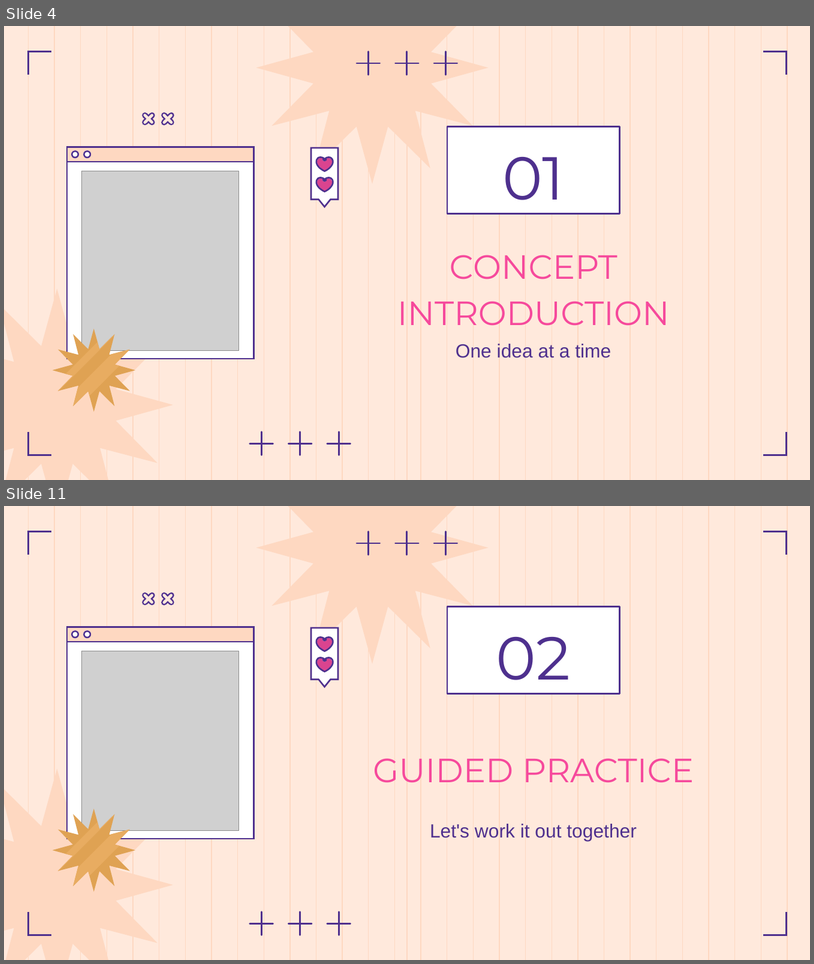
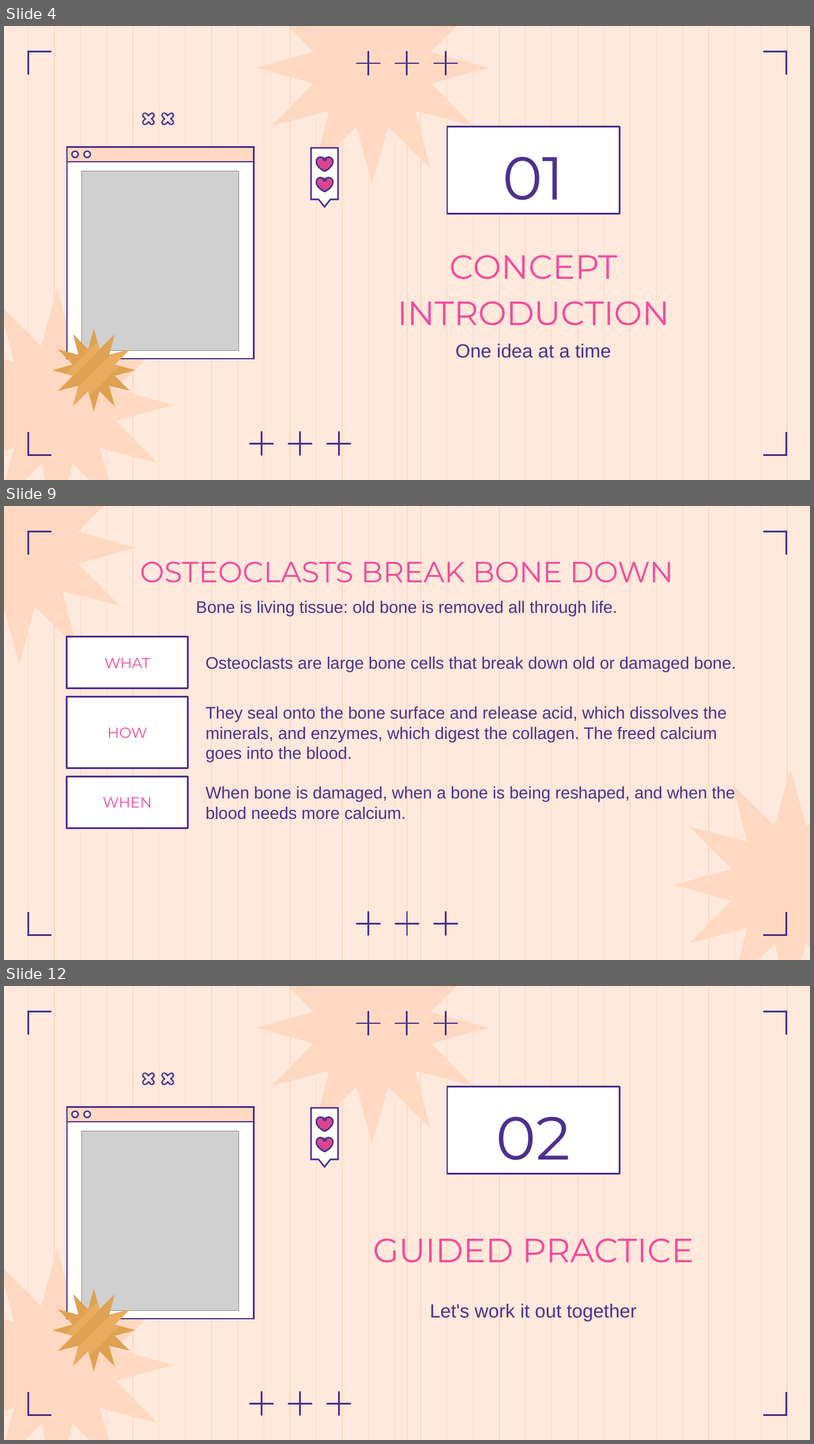
Before and after one commit to Ezkiel2004/Anthropotomy, a slide deck: docs/body-systems/skeletal-system.pptx. Shown one above the other, each under a label of ours: slides 4 and 11 before the commit, slides 4, 9 and 12 after it; the slides between them are not shown. The pictures are 814x964 and 814x1444 pixels, drawn with LibreOffice and Linux fonts; fonts in the diff are those of the drawing; grey boxes stand for pictures. Boxes give left, top, right and bottom in pixels: in the first picture for what was removed or moved away, otherwise in the second. Text is boxed around its words. In the diff, an @@ line names an element or a change of style, - is before the commit and + after.

```diff
--- a/docs/body-systems/skeletal-system.pptx
+++ b/docs/body-systems/skeletal-system.pptx
@@ slide 9 added at (4, 506, 810, 960), background #FFE9DC; not listed: 50 template elements that a slide beside it also shows @@
@@ freeform shape added at (4, 506, 135, 664), fill #FED8C1 @@
@@ title added at (140, 562, 674, 583), 26 pt, text #F6499C @@
+OSTEOCLASTS BREAK BONE DOWN
@@ text added at (196, 600, 617, 616), 15 pt, text #4E308E @@
+Bone is living tissue: old bone is removed all through life.
@@ rectangle added at (67, 637, 188, 688), fill #FFFFFF, outline #4E308E 1.5 pt, 13 pt, text #F6499C @@
+WHAT
@@ text added at (206, 656, 737, 672), 15 pt, text #4E308E @@
+Osteoclasts are large bone cells that break down old or damaged bone.
@@ rectangle added at (67, 696, 188, 768), fill #FFFFFF, outline #4E308E 1.5 pt, 13 pt, text #F6499C @@
+HOW
@@ text added at (206, 706, 727, 762), 15 pt, text #4E308E @@
+They seal onto the bone surface and release acid, which dissolves the minerals, and enzymes, which digest the collagen. The freed calcium goes into the blood.
@@ freeform shape added at (675, 769, 810, 960), fill #FED8C1 @@
@@ rectangle added at (67, 776, 188, 828), fill #FFFFFF, outline #4E308E 1.5 pt, 13 pt, text #F6499C @@
+WHEN
@@ text added at (206, 786, 735, 819), 15 pt, text #4E308E @@
+When bone is damaged, when a bone is being reshaped, and when the blood needs more calcium.
@@ plus sign added at (353, 907, 384, 939), fill #9B9BFF, outline #4E308E 1.5 pt @@
@@ plus sign added at (391, 907, 423, 939), fill #9B9BFF, outline #4E308E 1.5 pt @@
@@ plus sign added at (430, 907, 461, 939), fill #9B9BFF, outline #4E308E 1.5 pt @@
@@ what was slide 11 is now slide 12 @@
```
Also in this commit, not shown: 5 slides changed, 1 other slide added, 1 slide removed.
